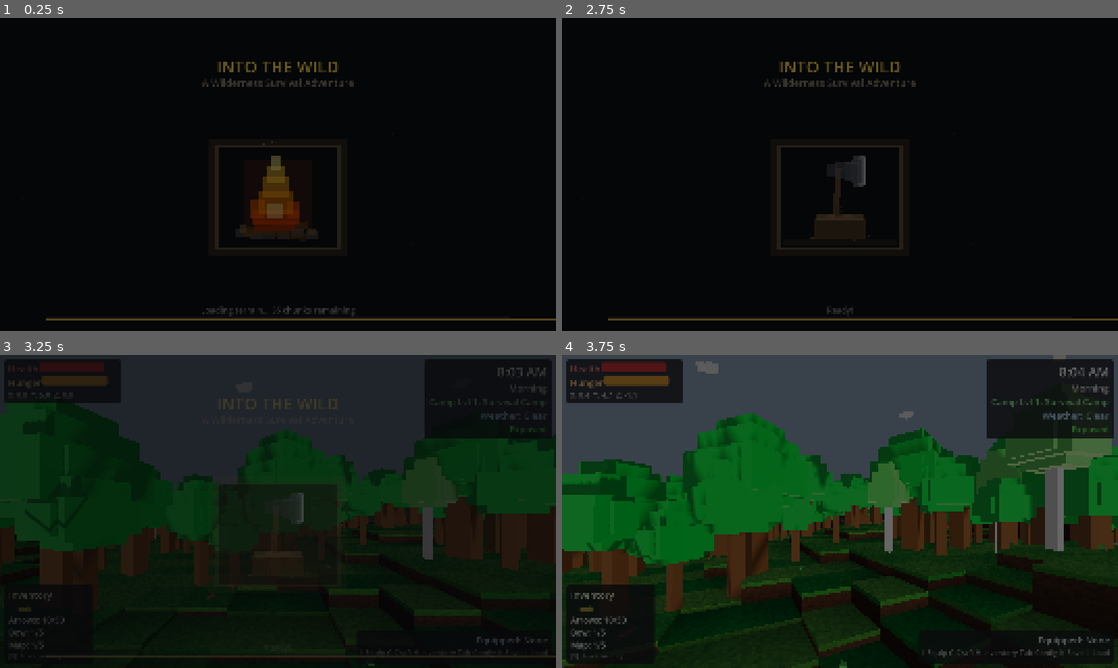
Above: before the commit, frames 1-4 (two rows, left to right).
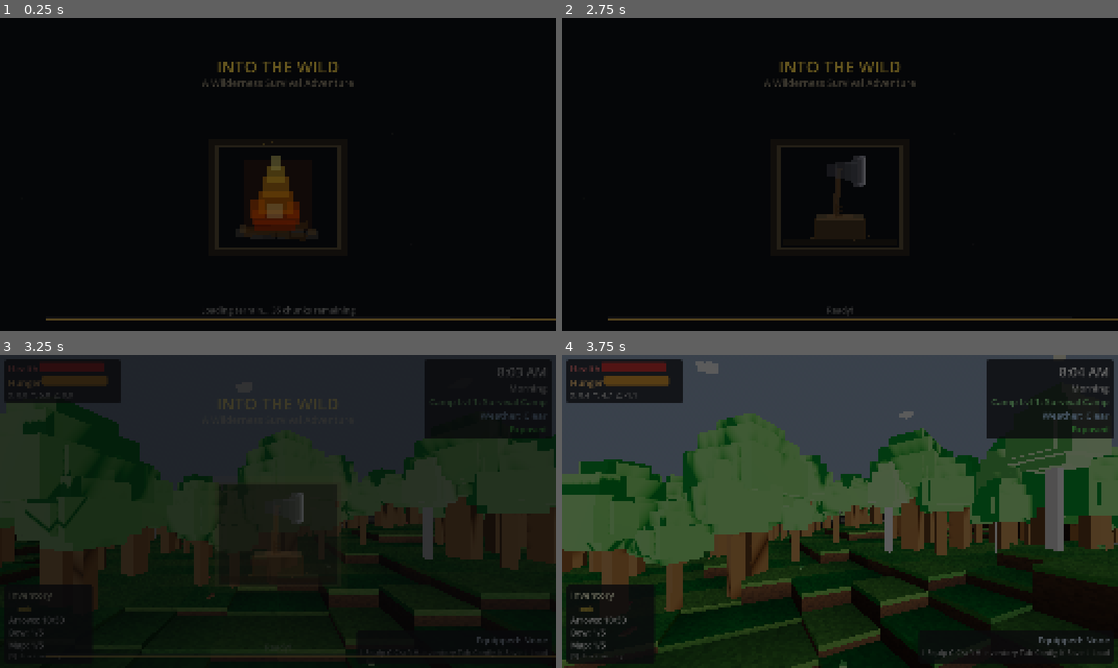
Above: after the commit, the same moments.

Repository: adchamberlain/into-the-wild
Game: Godot game, scene res://scenes/main.tscn
Same seed, same stepped clock (60 frames per second), same inputs: the game is played once before the commit and once after it.
Inputs (mouse positions are in pixels of both pictures, inside the frame that each line leads up to):
- Up to frame 1 (0.25 s): no input
- Up to frame 2 (2.75 s): tap Enter at 0.5, 2 s; move the mouse to (867, 174) at 0.52 s; hold F (eat) 0.53-1.28 s; hold W (move_forward) from 0.53 s (still down); click (867, 174) at 0.67 s; tap Space (jump) at 0.77, 1.07, 1.25, 1.52, 1.82 s; move the mouse to (812, 174) at 1.27 s; tap C (crouch) at 1.35 s; tap F (eat) at 1.55, 2.3 s; move the mouse to (851, 168) at 2.02 s; hold T (cycle_ammo) from 2.03 s (still down)
- Up to frame 3 (3.25 s): keep holding W (move_forward); move the mouse to (272, 517) at 2.77 s; release T (cycle_ammo) at 2.78 s; tap F (eat) at 2.85 s; click (272, 517) at 2.92 s; tap Space (jump) at 3.02 s
- Up to frame 4 (3.75 s): keep holding W (move_forward); tap Space (jump) at 3.32 s; move the mouse to (878, 514) at 3.52 s; hold E (interact) from 3.53 s (still down)

Frames 1-2 are identical in both runs. In frame 3, 12% of the frame differs, in the area x 0-100%, y 15-63%; in frame 4, 19%, in the area x 0-100%, y 18-100%.

Commit message:
Add screen brightness slider to settings menu
Adds a brightness slider (50%-150%, default 100%) to the config menu
using Godot's Environment adjustment_brightness property. The setting
persists with save files and is navigable with controller D-pad.

Co-Authored-By: Claude Opus 4.6 <noreply@anthropic.com>

Diff:
--- a/scripts/ui/config_menu.gd
+++ b/scripts/ui/config_menu.gd
@@ -34,6 +34,7 @@
 var music_enabled: bool = true
 var music_volume: float = 90.0  # 0-100
 var dev_mode_enabled: bool = false
+var screen_brightness: float = 1.0  # 0.5 to 1.5 (1.0 = default)
 
 # UI References
 @onready var panel: PanelContainer = $Panel
@@ -69,6 +70,10 @@
 var ui_scale_slider: HSlider
 var ui_scale_label: Label
 
+# Screen Brightness
+var brightness_slider: HSlider
+var brightness_label: Label
+
 # Controller navigation
 var focused_control_index: int = 0
 var focusable_controls: Array[Control] = []  # All navigable controls in order
@@ -111,6 +116,9 @@
 	# Create UI scale control
 	_create_ui_scale_control()
 
+	# Create brightness control
+	_create_brightness_control()
+
 	# Create slot selection panel
 	_create_slot_panel()
 
@@ -254,6 +262,72 @@
 	var game_state: Node = get_node_or_null("/root/GameState")
 	if game_state and game_state.has_method("set_ui_scale"):
 		game_state.set_ui_scale(value)
+
+
+## Create the Screen Brightness slider programmatically and insert it before the hint label.
+func _create_brightness_control() -> void:
+	var vbox: VBoxContainer = panel.get_node("VBoxContainer")
+	var font: Font = load("res://resources/hud_font.tres")
+
+	# Separator before Brightness
+	var sep := HSeparator.new()
+	sep.name = "BrightnessSeparator"
+
+	# Container
+	var container := HBoxContainer.new()
+	container.name = "BrightnessContainer"
+	container.add_theme_constant_override("separation", 10)
+
+	# Name label
+	var name_label := Label.new()
+	name_label.text = "Brightness"
+	name_label.add_theme_font_override("font", font)
+	name_label.add_theme_font_size_override("font_size", 32)
+	name_label.custom_minimum_size.x = 200
+	container.add_child(name_label)
+
+	# Slider
+	brightness_slider = HSlider.new()
+	brightness_slider.min_value = 0.5
+	brightness_slider.max_value = 1.5
+	brightness_slider.step = 0.05
+	brightness_slider.value = screen_brightness
+	brightness_slider.custom_minimum_size.x = 200
+	brightness_slider.size_flags_horizontal = Control.SIZE_EXPAND_FILL
+	container.add_child(brightness_slider)
+
+	# Value label
+	brightness_label = Label.new()
+	brightness_label.text = "%.0f%%" % (screen_brightness * 100)
+	brightness_label.add_theme_font_override("font", font)
+	brightness_label.add_theme_font_size_override("font_size", 28)
+	brightness_label.custom_minimum_size.x = 80
+	container.add_child(brightness_label)
+
+	# Insert before the hint separator
+	var hint_sep: Node = vbox.get_node_or_null("HSeparator4")
+	var insert_idx: int
+	if hint_sep:
+		insert_idx = hint_sep.get_index()
+	else:
+		insert_idx = vbox.get_child_count()
+	vbox.add_child(sep)
+	vbox.move_child(sep, insert_idx)
+	vbox.add_child(container)
+	vbox.move_child(container, insert_idx + 1)
+
+	# Connect
+	brightness_slider.value_changed.connect(_on_brightness_changed)
+
+	# Rebuild focusable controls
+	_build_focusable_controls()
+
+
+func _on_brightness_changed(value: float) -> void:
+	screen_brightness = value
+	if brightness_label:
+		brightness_label.text = "%.0f%%" % (value * 100)
+	_apply_brightness()
 
 
 ## Create the slot selection panel programmatically.
@@ -631,7 +705,17 @@
 		music_manager.set_music_enabled(music_enabled)
 		music_manager.set_volume(music_volume / 100.0)
 
+	# Apply brightness
+	_apply_brightness()
+
 	config_changed.emit()
+
+
+func _apply_brightness() -> void:
+	var env_mgr: Node = get_node_or_null("../EnvironmentManager")
+	if env_mgr and env_mgr is WorldEnvironment and env_mgr.environment:
+		env_mgr.environment.adjustment_enabled = true
+		env_mgr.environment.adjustment_brightness = screen_brightness
 
 
 ## Get current config as dictionary.
@@ -648,7 +732,8 @@
 		"day_length_minutes": day_length_minutes,
 		"music_enabled": music_enabled,
 		"music_volume": music_volume,
-		"dev_mode_enabled": dev_mode_enabled
+		"dev_mode_enabled": dev_mode_enabled,
+		"screen_brightness": screen_brightness
 	}
 
 
@@ -666,6 +751,7 @@
 	music_enabled = data.get("music_enabled", true)
 	music_volume = data.get("music_volume", 90.0)
 	dev_mode_enabled = data.get("dev_mode_enabled", false)
+	screen_brightness = data.get("screen_brightness", 1.0)
 	# Update UI sliders/toggles
 	if hunger_toggle:
 		hunger_toggle.button_pressed = hunger_enabled
@@ -697,6 +783,10 @@
 		music_volume_label.text = "%.0f%%" % music_volume
 	if dev_mode_toggle:
 		dev_mode_toggle.button_pressed = dev_mode_enabled
+	if brightness_slider:
+		brightness_slider.value = screen_brightness
+	if brightness_label:
+		brightness_label.text = "%.0f%%" % (screen_brightness * 100)
 	_apply_config()
 
 
@@ -846,6 +936,8 @@
 		focusable_controls.append(music_toggle)
 	if music_volume_slider:
 		focusable_controls.append(music_volume_slider)
+	if brightness_slider:
+		focusable_controls.append(brightness_slider)
 	if ui_scale_slider:
 		focusable_controls.append(ui_scale_slider)
 
